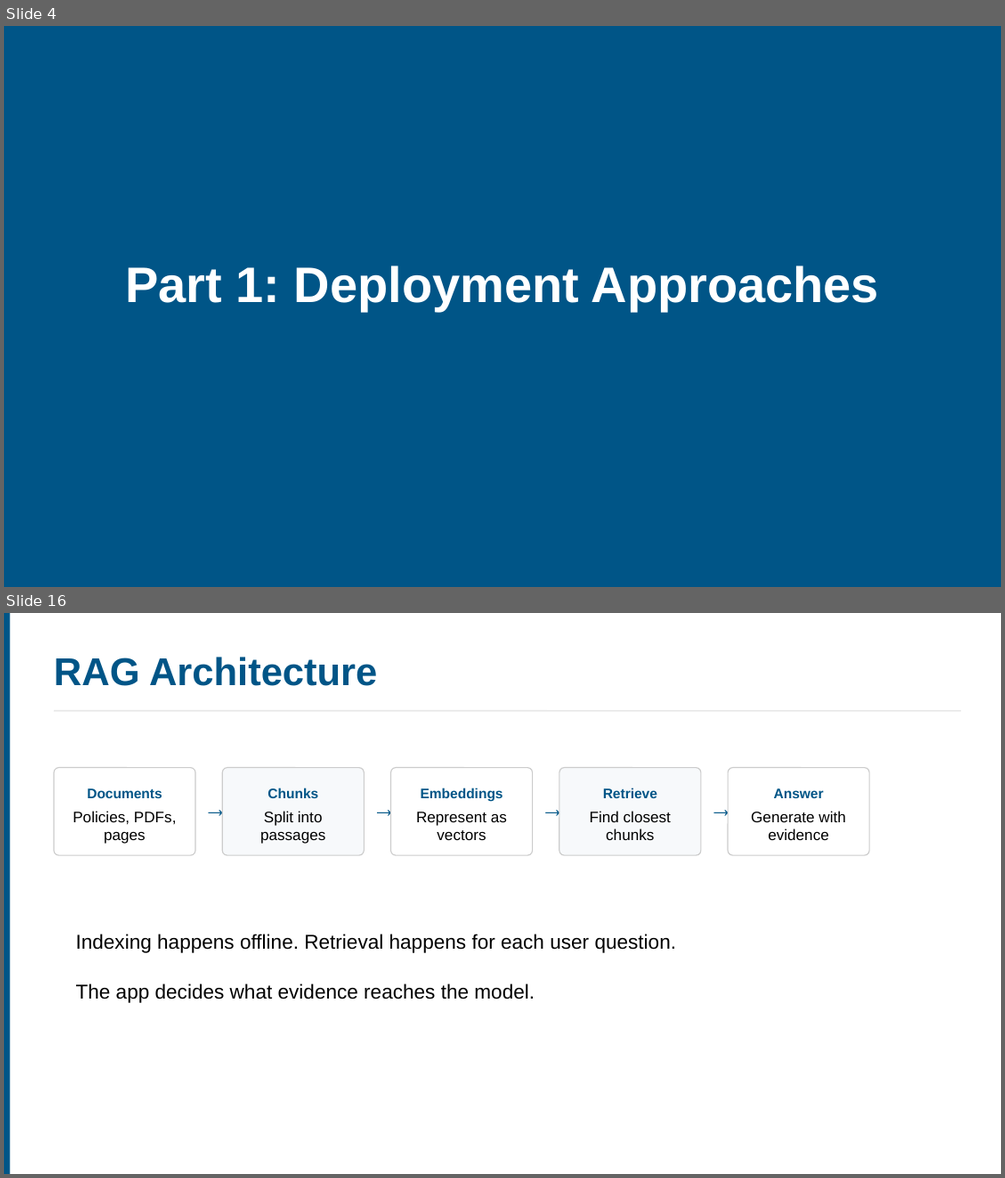
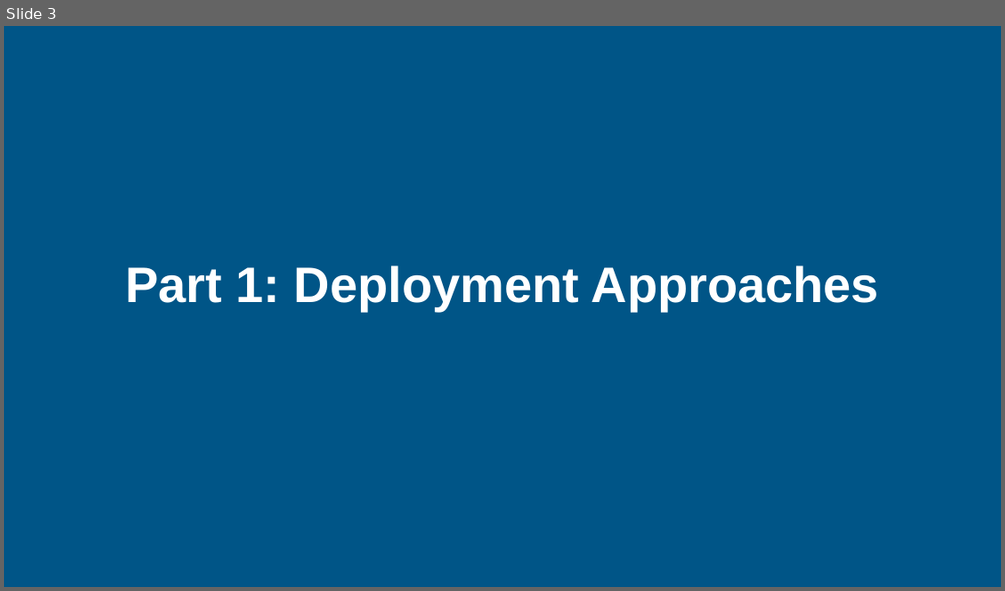
Before and after one commit to ucla-anderson-SSAI/SSAI, a slide deck: Slides/Week 8/Week8.pptx. Shown one above the other, each under a label of ours: slides 4 and 16 before the commit, slide 3 after it; the slides between them are not shown. The pictures are 1005x1178 and 1005x591 pixels, drawn with LibreOffice and Linux fonts; fonts in the diff are those of the drawing. Boxes give left, top, right and bottom in pixels: in the first picture for what was removed or moved away, otherwise in the second. Text is boxed around its words. In the diff, an @@ line names an element or a change of style, - is before the commit and + after.

```diff
--- a/Slides/Week 8/Week8.pptx
+++ b/Slides/Week 8/Week8.pptx
@@ slide 16 removed at <box>4,613,1001,1174</box>, background #FFFFFF @@
@@ rectangle removed at <box>4,613,10,1174</box> @@
@@ text removed at <box>54,657,377,686</box> @@
-RAG Architecture
@@ line removed from (54, 711) to (961, 711) @@
@@ rounded rectangle removed at <box>54,768,195,855</box> @@
@@ rounded rectangle removed at <box>222,768,364,855</box> @@
@@ rounded rectangle removed at <box>391,768,533,855</box> @@
@@ rounded rectangle removed at <box>559,768,701,855</box> @@
@@ rounded rectangle removed at <box>728,768,869,855</box> @@
@@ text removed at <box>87,788,162,798</box> @@
-Documents
@@ text removed at <box>203,791,223,823</box> @@
-→
@@ text removed at <box>267,787,318,798</box> @@
-Chunks
@@ text removed at <box>372,791,392,823</box> @@
-→
@@ text removed at <box>421,787,503,802</box> @@
-Embeddings
@@ text removed at <box>541,791,560,823</box> @@
-→
@@ text removed at <box>603,787,657,798</box> @@
-Retrieve
@@ text removed at <box>709,791,728,823</box> @@
-→
@@ text removed at <box>774,788,824,798</box> @@
-Answer
@@ text removed at <box>73,811,177,844</box> @@
-Policies, PDFs, pages
@@ text removed at <box>260,811,325,844</box> @@
-Split into passages
@@ text removed at <box>416,811,507,840</box> @@
-Represent as vectors
@@ text removed at <box>590,811,671,840</box> @@
-Find closest chunks
@@ text removed at <box>751,811,845,840</box> @@
-Generate with evidence
@@ text removed at <box>76,933,677,953</box> @@
-Indexing happens offline. Retrieval happens for each user question.
@@ text removed at <box>76,983,534,1003</box> @@
-The app decides what evidence reaches the model.
@@ what was slide 4 is now slide 3 @@
```
Also in this commit, not shown: 8 slides changed, 12 slides added, 34 other slides removed, 8 other files.
